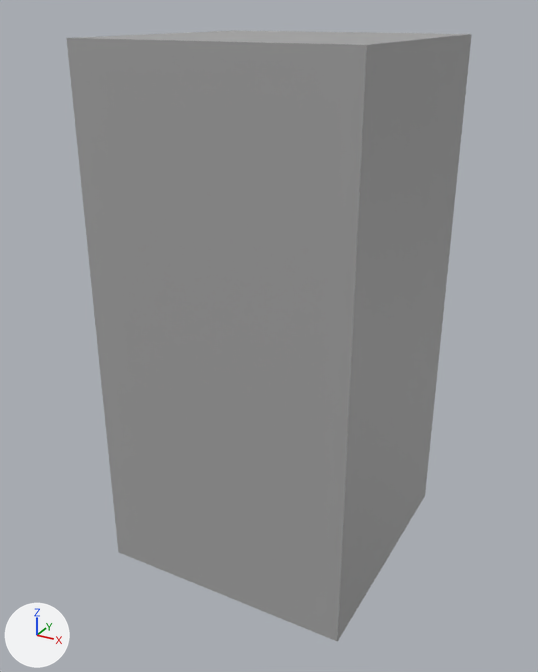
The glTF model src/assets/wall.glb: old version first, new version second.
Before and after are seen from a camera (50 mm lens) standing at (2.51, -4.78, 4.17) and looking at (-0.05, -0.11, 1.83). Every picture has the same lights, and +X, +Y and +Z are marked at lower left. Vertices at the same position are counted once.
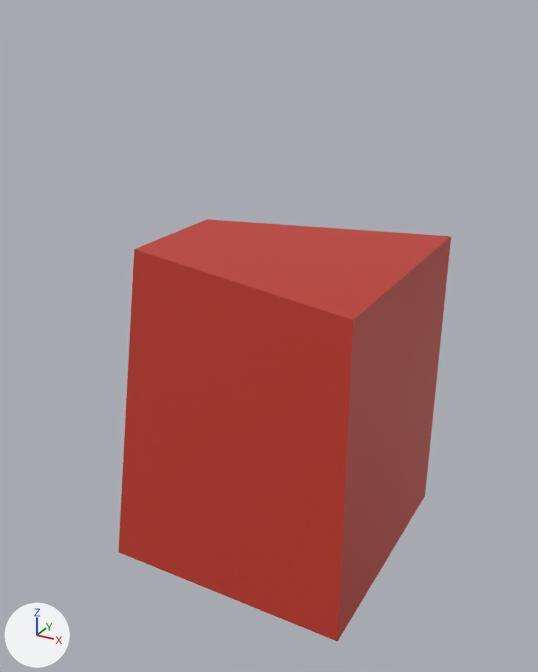
What differs and where, as boxes [x1, y1, x2, y2] in the pictures (538 x 672 px; the box of a moved part takes in the faces that stretch with it):
'Cube.004', recoloured, reshaped, moved, rescaled (18% narrower, 31% shorter)
    before: [66, 30, 472, 642]
    after: [118, 219, 451, 642]
part 1 of me_cube_007, moved or reshaped
    before: [66, 30, 467, 642]
    after: [118, 219, 451, 642]

What the commit changed:
Material 'Material.001' (mat_material_001) changes colour from grey #a6a6a6 to red #c0392b; in linear values from (0.381, 0.381, 0.381) to (0.527, 0.0409, 0.0242).
me_cube_007 has 8 vertices, 12 faces and spans x -1.0..1.0, y -1.0..1.0, z -1.0..1.0.
me_cube_007 is used by ob_cube_004; location (0.0, 0.0, 2.0); scale (1.0, 1.0, 2.0).
Part 1, on me_cube_007:
Vertex 1 of me_cube_007 moves from (-1.0, -1.0, 1.0) at pixel (66, 38) to (-1.0, -0.5, 1.0) at pixel (134, 249).
Vertex 3 of me_cube_007 moves from (-1.0, 1.0, 1.0) at pixel (233, 30) to (-1.0, 0.5, 1.0) at pixel (206, 219).
Object 'Cube.004' (ob_cube_004) moves from (0.0, 0.0, 2.0) to (0.0, 0.0, 1.25).
Object 'Cube.004' (ob_cube_004) is rescaled from (1.0, 1.0, 2.0) to (1.0, 1.0, 1.25).
